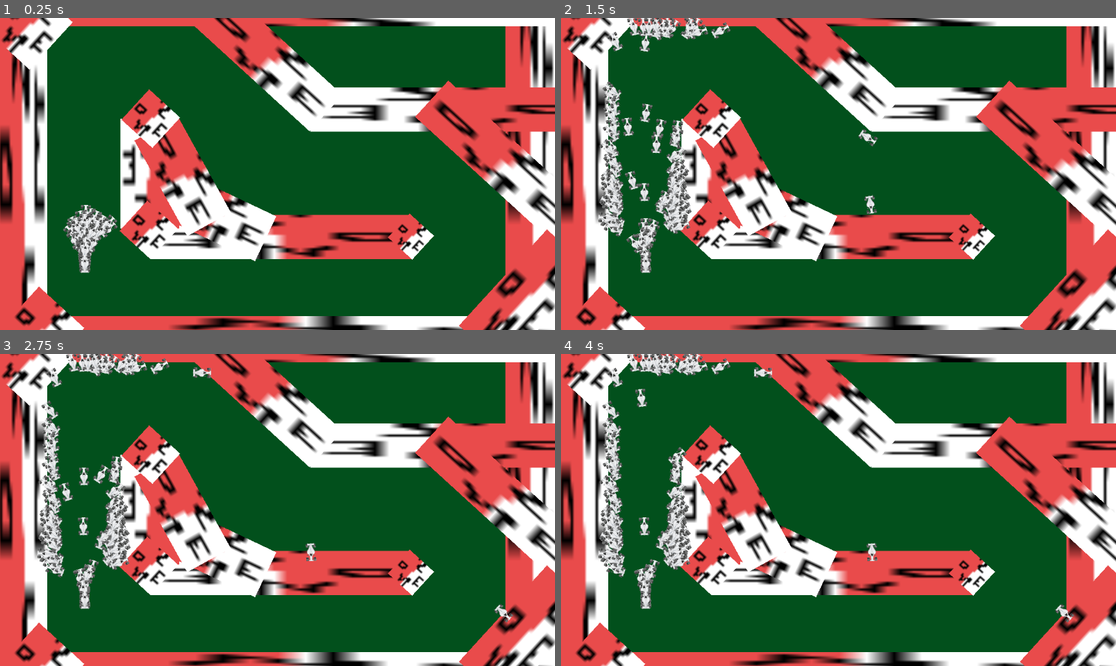
Above: before the commit, frames 1-4 (two rows, left to right).
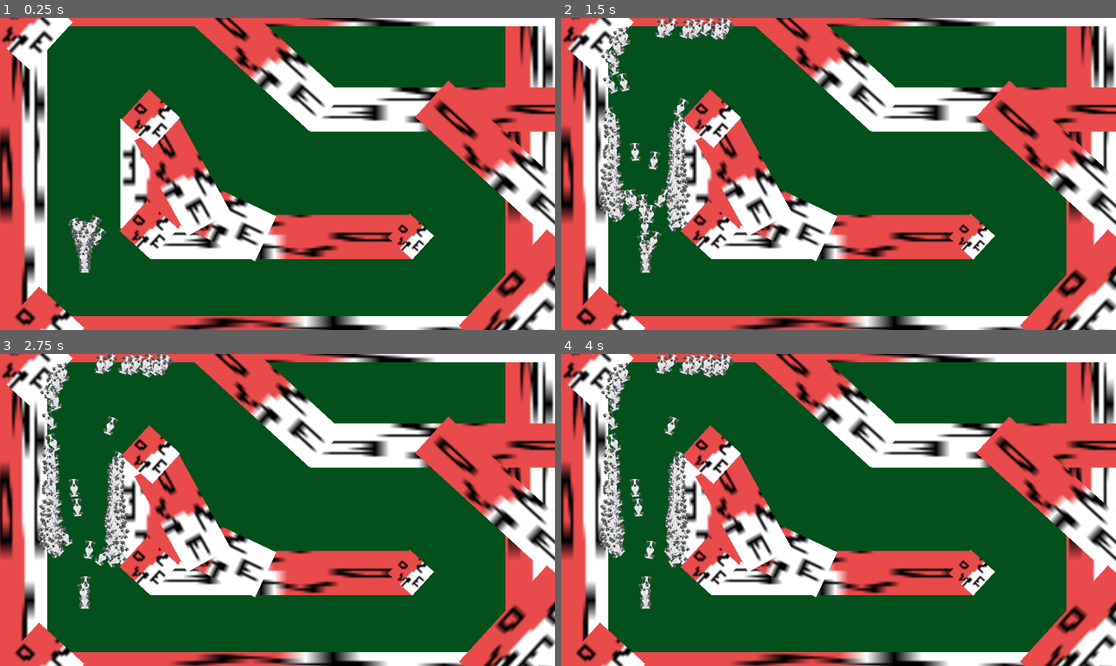
Above: after the commit, the same moments.

Repository: Eliyaan/IA_Voitures_GeneticAlgorithm
Game: Godot game, scene res://scene/main.tscn
Same seed, same stepped clock (60 frames per second), same inputs: the game is played once before the commit and once after it.
Inputs:
- Up to frame 1 (0.25 s): no input
- Up to frame 2 (1.5 s): no input
- Up to frame 3 (2.75 s): no input
- Up to frame 4 (4 s): no input

The runs differ from the first frame. In frame 1, 0.8% of the frame differs, in the area x 11-22%, y 59-82%; in frame 2, 5.4%, in the area x 6-58%, y 0-82%; in frame 3, 5.0%; in frame 4, 4.8%.

Commit message:
voiture nn en 6_1_3

Diff:
--- a/codes/voiture.gd
+++ b/codes/voiture.gd
@@ -10,7 +10,7 @@
 	#Consts
 	"nb_inputs" = 6,
 	"nb_hidden_layer" = 1,
-	"nb_hidden_neurones" = [4],
+	"nb_hidden_neurones" = [1],
 	"nb_outputs" = 3,
 
 	"weights_list" = [[[[]]]],
--- a/scene/main.tscn
+++ b/scene/main.tscn
@@ -110,8 +110,8 @@
 scale = Vector2(7.06589, 4.97959)
 
 [node name="PointCheckpoint1" parent="Points" instance=ExtResource("4_3d8sx")]
-position = Vector2(-382, -207)
-rotation = 0.594134
+position = Vector2(-377, -206)
+rotation = 0.829389
 scale = Vector2(8.58642, 6.05117)
 
 [node name="PointCheckpoint11" parent="Points" instance=ExtResource("4_3d8sx")]
@@ -146,17 +146,17 @@
 
 [node name="PointCheckpoint5" parent="Points" instance=ExtResource("4_3d8sx")]
 position = Vector2(336, 16)
-rotation = 2.00621
+rotation = 2.14483
 scale = Vector2(-10.9034, -6.05117)
 
 [node name="PointCheckpoint14" parent="Points" instance=ExtResource("4_3d8sx")]
-position = Vector2(416, 96)
-rotation = 2.51067
+position = Vector2(421, 120)
+rotation = 3.07256
 scale = Vector2(-10.9034, -6.05117)
 
 [node name="PointCheckpoint15" parent="Points" instance=ExtResource("4_3d8sx")]
-position = Vector2(386, 213)
-rotation = 3.55416
+position = Vector2(374, 230)
+rotation = 3.82548
 scale = Vector2(-10.9034, -6.05117)
 
 [node name="PointCheckpoint6" parent="Points" instance=ExtResource("4_3d8sx")]
Not shown: 1 places in scene/main.tscn that only renumber resources
